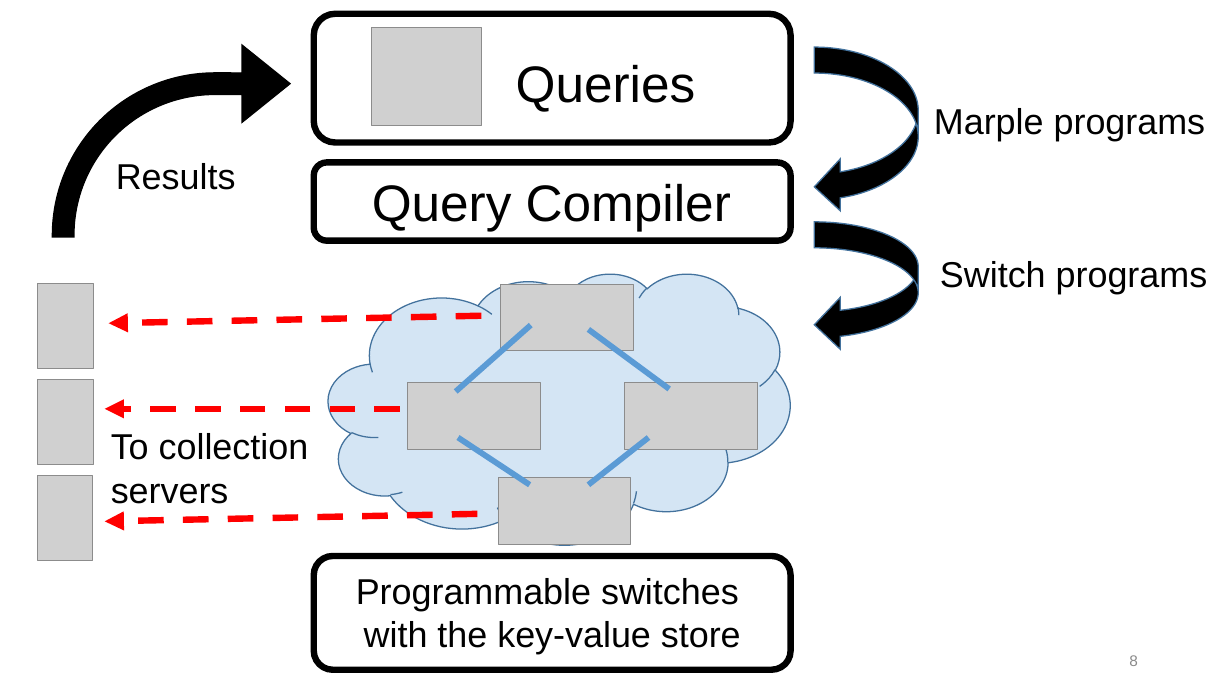
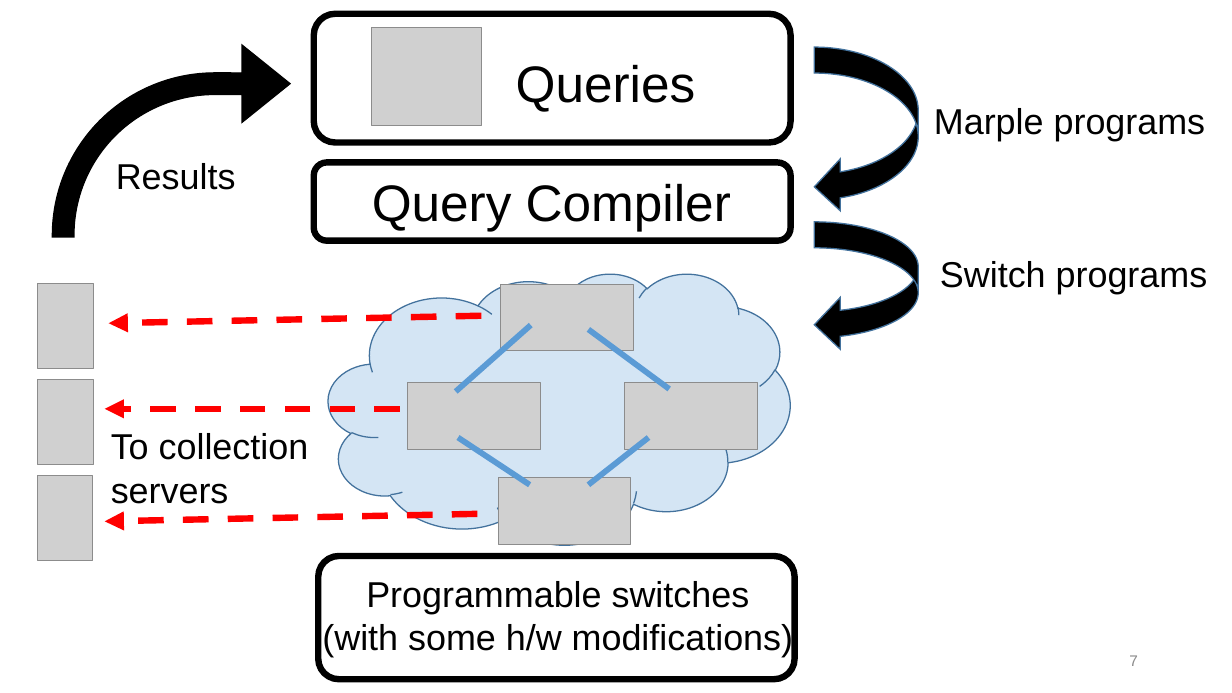
Before and after one commit to anirudhSK/pifo-domino-marple-ppts, a slide deck: slide 7 of marple_itx18.pptx (slide 8 before the commit). Drawn at 1232x693 pixels with LibreOffice and Linux fonts; fonts in the diff are those of the drawing; grey boxes stand for pictures. Boxes give left, top, right and bottom in pixels: in the first picture for what was removed or moved away, otherwise in the second. Text is boxed around its words. In the diff, an @@ line names an element or a change of style, - is before the commit and + after.

```diff
--- a/marple_itx18.pptx
+++ b/marple_itx18.pptx
@@ text "Programmable switches": place and size @@
-text "Programmable switches" at [356, 578, 741, 654]
+text "Programmable switches" at [322, 581, 793, 657]
@@ rounded rectangle: place and size @@
-rounded rectangle at [314, 556, 791, 670]
+rounded rectangle at [318, 556, 794, 679]
@@ text at [322, 622, 793, 657]: text changed @@
-with the key-value store
+(with some h/w modifications)
@@ page number at [1129, 655, 1138, 666]: text changed @@
-8
+7
```
Also in this commit, not shown: 6 other slides changed, 1 slide removed.
